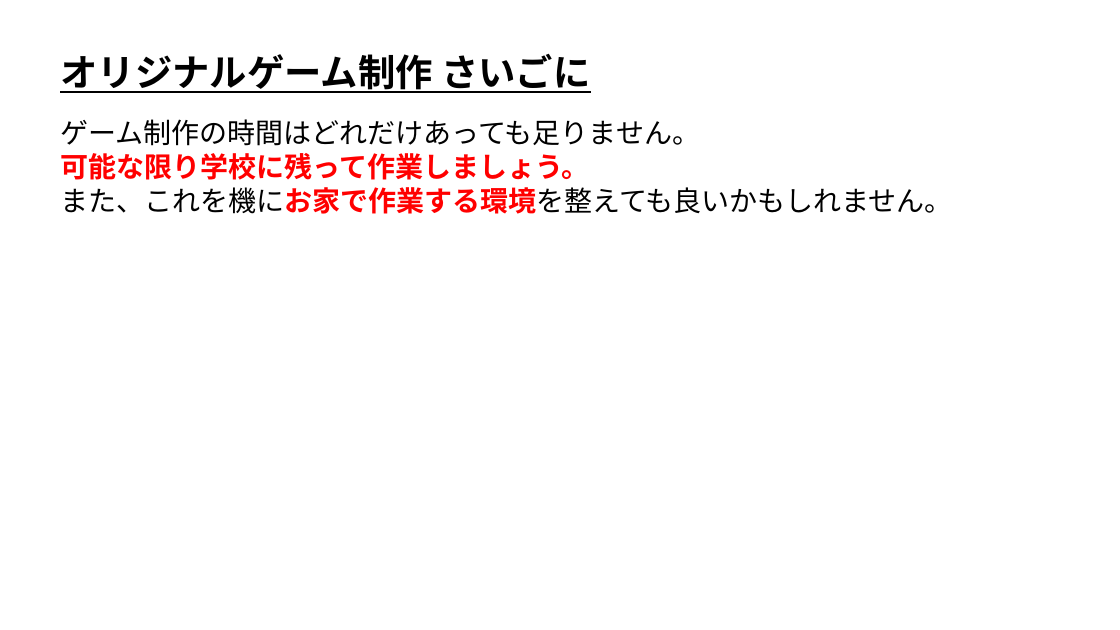
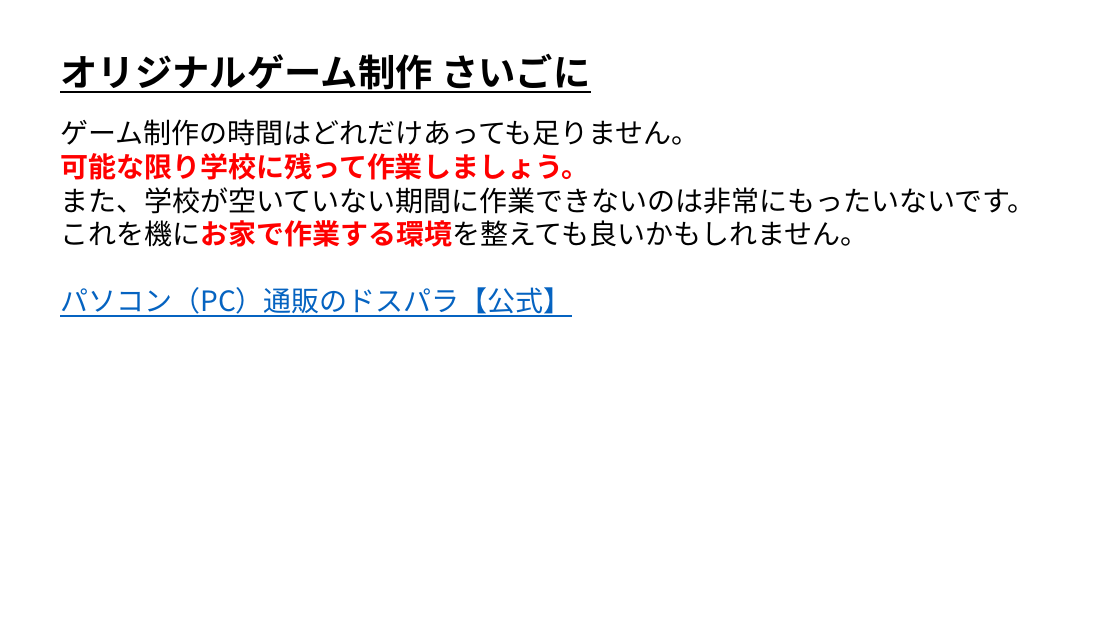
Before and after one commit to ArakiYusuke-Ohara/Textbook, a slide deck: slide 6 of ゲーム科1年/01_後期/ゲームプログラミングⅢ/05_オリジナルゲーム制作.pptx. Drawn at 1120x630 pixels with LibreOffice and Linux fonts; fonts in the diff are those of the drawing. Boxes give left, top, right and bottom in pixels: in the first picture for what was removed or moved away, otherwise in the second. Text is boxed around its words. In the diff, an @@ line names an element or a change of style, - is before the commit and + after.

Commit message:
追記

```diff
--- a/ゲーム科1年/01_後期/ゲームプログラミングⅢ/05_オリジナルゲーム制作.pptx
+++ b/ゲーム科1年/01_後期/ゲームプログラミングⅢ/05_オリジナルゲーム制作.pptx
@@ text at <box>60,187,1036,317</box>: text changed @@
-また、これを機にお家で作業する環境を整えても良いかもしれません。
+また、学校が空いていない期間に作業できないのは非常にもったいないです。
+これを機にお家で作業する環境を整えても良いかもしれません。
+パソコン（PC）通販のドスパラ【公式】
```
